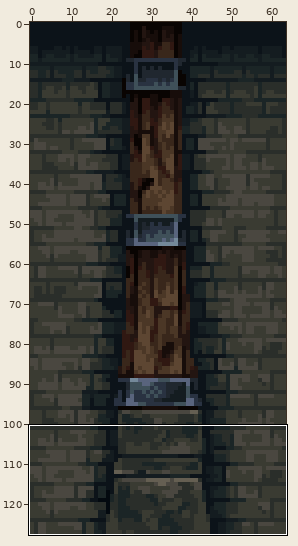
File history of a sprite sheet, levels/castle/tiles/column.png. The first picture is a wide view before the edit; the outline marks the close-up.
Close-up. As it was:
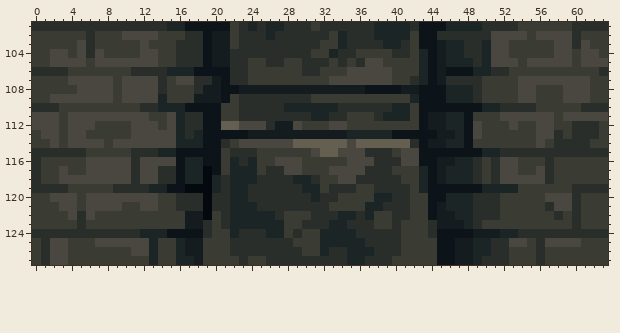
The file is 64x128 pixels. Colours within 5 levels of each other are drawn and written as one. Shown: x 0..63, y 101..127.
Now the later version:
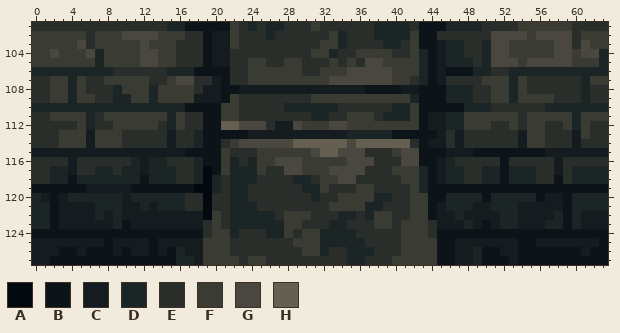
Palette (. is transparent): A #03090f  B #0c1319  C #141c20  D #1b2526  E #2a2e2a  F #3a3b32  G #4a4740  H #655f52
Edits made:
Changed rows in their new state; - is an unchanged pixel.
first column x 0:
104 ---F-FGD-------------------------------------------------------D
105 --FFFF-DFFFF-------------------------------------------------FFD
106 DDDDDDDDDEE------------------------------------------DDDDDDDDDDD
107 EE--DFEEF-FFFE---------------------------------------DFEEEEEED--
108 EE--DFEEEDFFFDF-----------------------------------E--DFEEEEEEDEE
109 EEFFDFFEEDDFFDF-----------------------------------E--DFF--EEEDEE
110 DDDDDDDDDDDDDD----------------------------------DD-E----EDDDDDDD
111 EEF-FFDEFFFFF--DF-------------------------------F---FFEFFF-FDFFF
112 EEEEEFDEE--FFFEDF-------------------------------FF-EEFE-FEE-DF-E
113 EEE-FFC---EEEEECE-----------------------------ECEEEEEEC-FE-ECF-E
114 EEE-FFCF-FEEEEECEE----------------------------ECEEEEEEC-FE--C-EE
115 CCCCCCCCCCCCCCCCC-----------------------------CCC-BBBBBBBCCCCCCC
116 -EEECEEEEEEDCDDEEE----------------------------DEE-E-BEEEE-CEEEEE
117 -EDDCEEDDEDDCDDDEE------------------------------E-DDBDDDE-CEDDDD
118 -EDDBDDDDDDDBDDDEE------------------------------E-DDBDDDE-BEDDDD
119 BBBBBBCCCCCBBBB--B--------------------------------BBBBBBBBBBBBBB
120 DCBCDDDDDDCDDDDDD--------------------------------DBDDDDDBCCBDDDD
121 DDBCCCCDDDCCDCDDD--------------------------------CCDDDCCCCCBDDDD
122 DDBCCCCDCDCCCCCCC-------------------------------CCCCDDCCCCDBDCCC
123 DDBCCCCCCDBCCCCCC--------------------------------CBCDDCCCDDBDCCC
124 BBBBBBBBBBBBBBB----------------------------------BBBBBBBBBBBBBBB
125 CCCCCCCCBCCCCBCCC--------------------------------CCCCCBBCCCCCCCB
126 CCCBBCBBBCBCCBCB----------------------------------BBCCBBBBBBBCBB
127 CCBBBBBBBBBBBBBB----------------------------------BBBCBBBBBBBBBB
Where, in picture pixels (left, top, right, bottom), the same in both close-ups:
changed: (32, 49, 194, 265)
changed: (446, 49, 608, 265)
